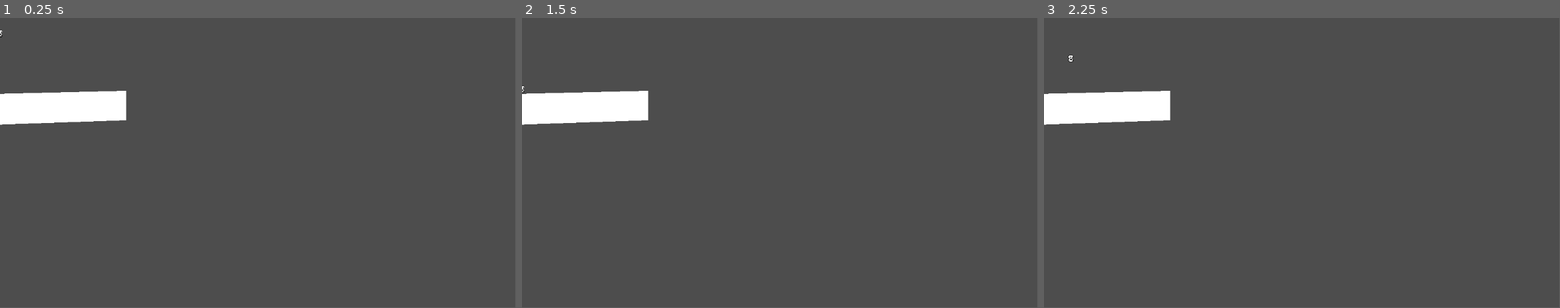
Above: before the commit, frames 1-3 (left to right).
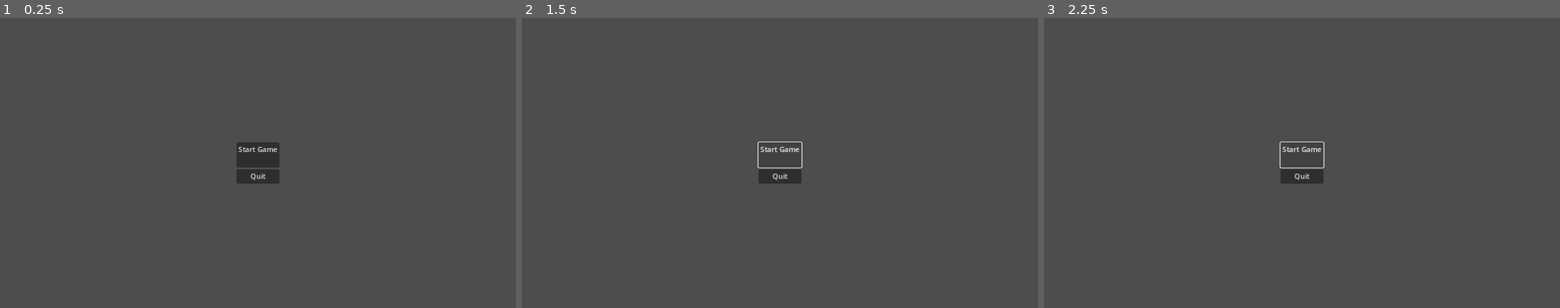
Above: after the commit, the same moments.

Repository: alwong18/AnimalExplorer
Game: Godot game, scene res://Scenes/start_menu.tscn
Two runs of this game, one before a commit and one after it. Both use one fixed random seed, a clock stepped at 60 frames per second and the inputs below. Before the commit the project starts from res://Scenes/World.tscn.
Inputs (mouse positions are in pixels of both pictures, inside the frame that each line leads up to):
- Up to frame 1 (0.25 s): no input
- Up to frame 2 (1.5 s): click (780, 154) at 0.5 s, where only the run after the commit has a clickable "Start Game"; click (780, 154) at 1.25 s, where only the run after the commit has a clickable "Start Game"
- Up to frame 3 (2.25 s): tap Enter (ui_accept) at 2 s; hold Right (ui_right) from 2.03 s (still down)
In our replay, the window is 799x449 before the commit and 800x450 after it. These sizes can differ from the game's own. Grey fills any space a smaller window leaves; there, only what the larger window draws over its background counts as a difference.

The runs differ from the first frame. In frame 1, 3.6% of the frame differs, in the area x 0-55%, y 4-58%; in frame 2, 3.1%; in frame 3, 3.2%.

Commit message:
created buttons for start menu

Diff:
--- /dev/null
+++ b/Scenes/start_menu.tscn
@@ -0,0 +1,28 @@
+[gd_scene load_steps=3 format=3 uid="uid://bftuamdymu6x4"]
+
+[ext_resource type="Script" path="res://Scripts/start_menu.gd" id="1_6rjsq"]
+
+[sub_resource type="Theme" id="Theme_pxs0h"]
+
+[node name="StartMenu" type="CenterContainer"]
+anchors_preset = 15
+anchor_right = 1.0
+anchor_bottom = 1.0
+grow_horizontal = 2
+grow_vertical = 2
+script = ExtResource("1_6rjsq")
+
+[node name="VBoxContainer" type="VBoxContainer" parent="."]
+layout_mode = 2
+
+[node name="StartGameButton" type="Button" parent="VBoxContainer"]
+layout_mode = 2
+theme = SubResource("Theme_pxs0h")
+text = "Start Game
+
+"
+
+[node name="QuitButton" type="Button" parent="VBoxContainer"]
+layout_mode = 2
+text = "Quit
+"
--- /dev/null
+++ b/Scripts/start_menu.gd
@@ -0,0 +1,11 @@
+extends CenterContainer
+
+
+# Called when the node enters the scene tree for the first time.
+func _ready():
+	pass # Replace with function body.
+
+
+# Called every frame. 'delta' is the elapsed time since the previous frame.
+func _process(delta):
+	pass
--- a/project.godot
+++ b/project.godot
@@ -11,9 +11,13 @@
 [application]
 
 config/name="AnimalExplorer"
-run/main_scene="res://Scenes/World.tscn"
+run/main_scene="res://Scenes/start_menu.tscn"
 config/features=PackedStringArray("4.2", "Forward Plus")
 config/icon="res://icon.svg"
+
+[display]
+
+window/stretch/mode="canvas_items"
 
 [input]
 
Not shown: 1 places in Scenes/World.tscn that only renumber resources
